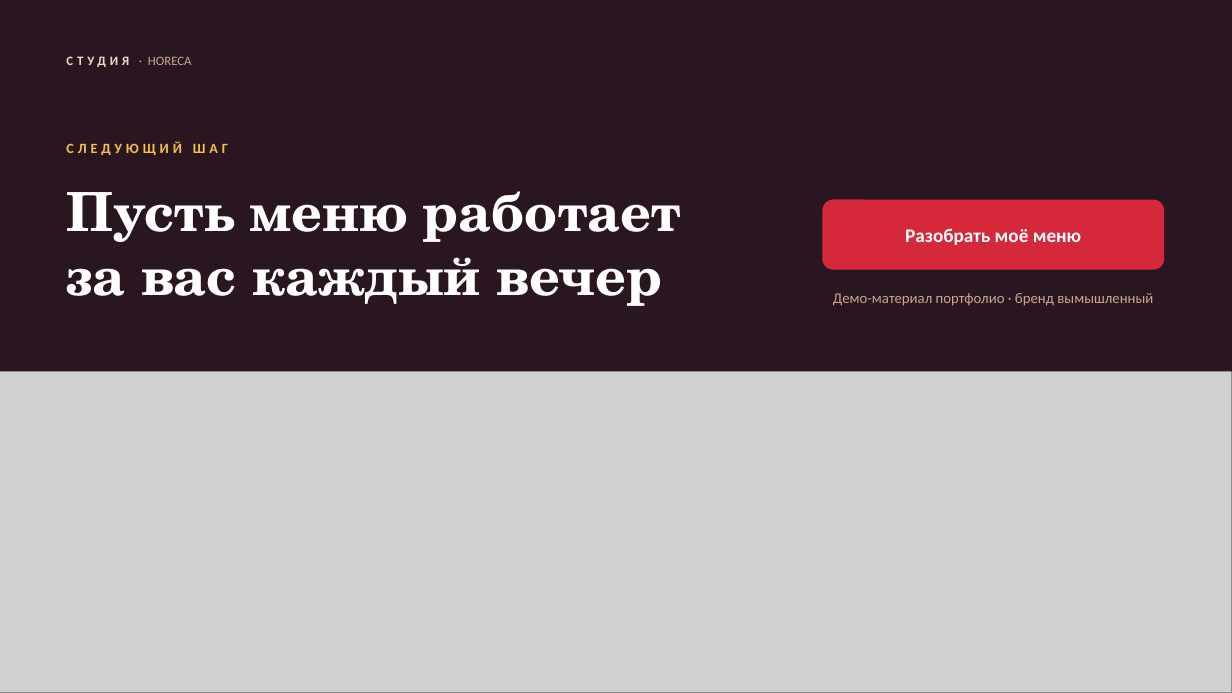
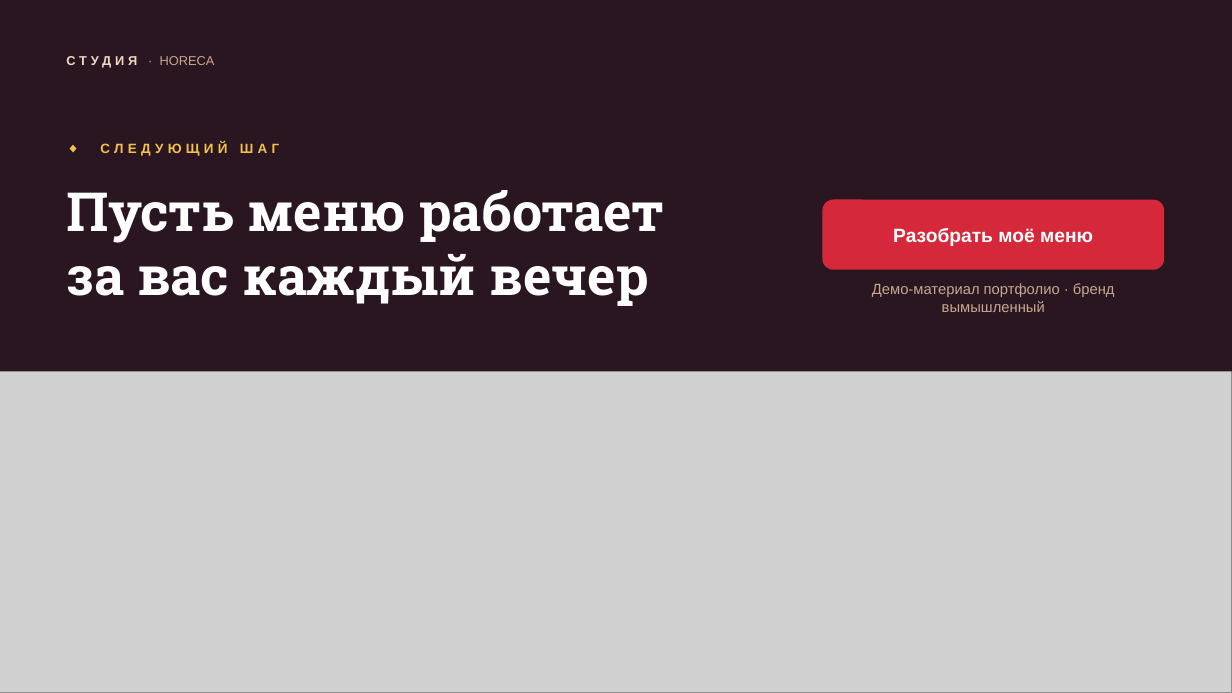
Before and after one commit to qa-novchenkova/studio, a slide deck: slide 10 of public/decks/horeca.pptx. Drawn at 1232x693 pixels with LibreOffice and Linux fonts; fonts in the diff are those of the drawing; grey boxes stand for pictures. Boxes give left, top, right and bottom in pixels: in the first picture for what was removed or moved away, otherwise in the second. Text is boxed around its words. In the diff, an @@ line names an element or a change of style, - is before the commit and + after.

```diff
--- a/public/decks/horeca.pptx
+++ b/public/decks/horeca.pptx
@@ text at bbox=[100, 142, 279, 156]: text changed; size 11 to 10.5 pt; font Calibri to Arial @@
-СЛЕДУЮЩИЙ ШАГ
+◆ СЛЕДУЮЩИЙ ШАГ
@@ text "Пусть меню работает" at bbox=[66, 190, 664, 306]: font TeX Gyre Schola to Roboto Slab @@
@@ font Calibri to Arial in 3 elements at bbox=[160, 56, 215, 65], bbox=[893, 228, 1093, 246], bbox=[872, 283, 1115, 312] @@
```
Also in this commit, not shown: 9 other slides changed, 22 other files.
